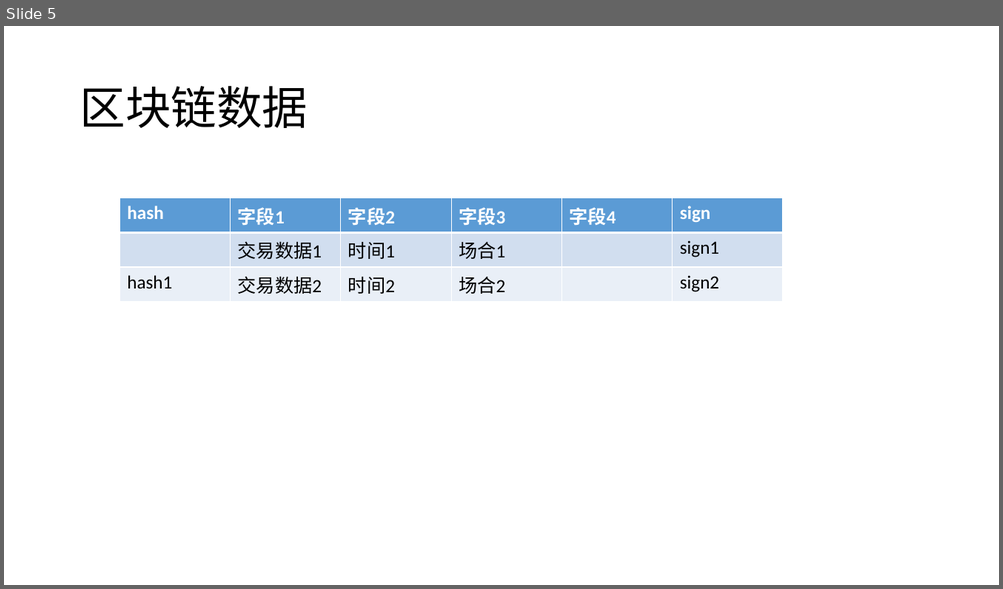
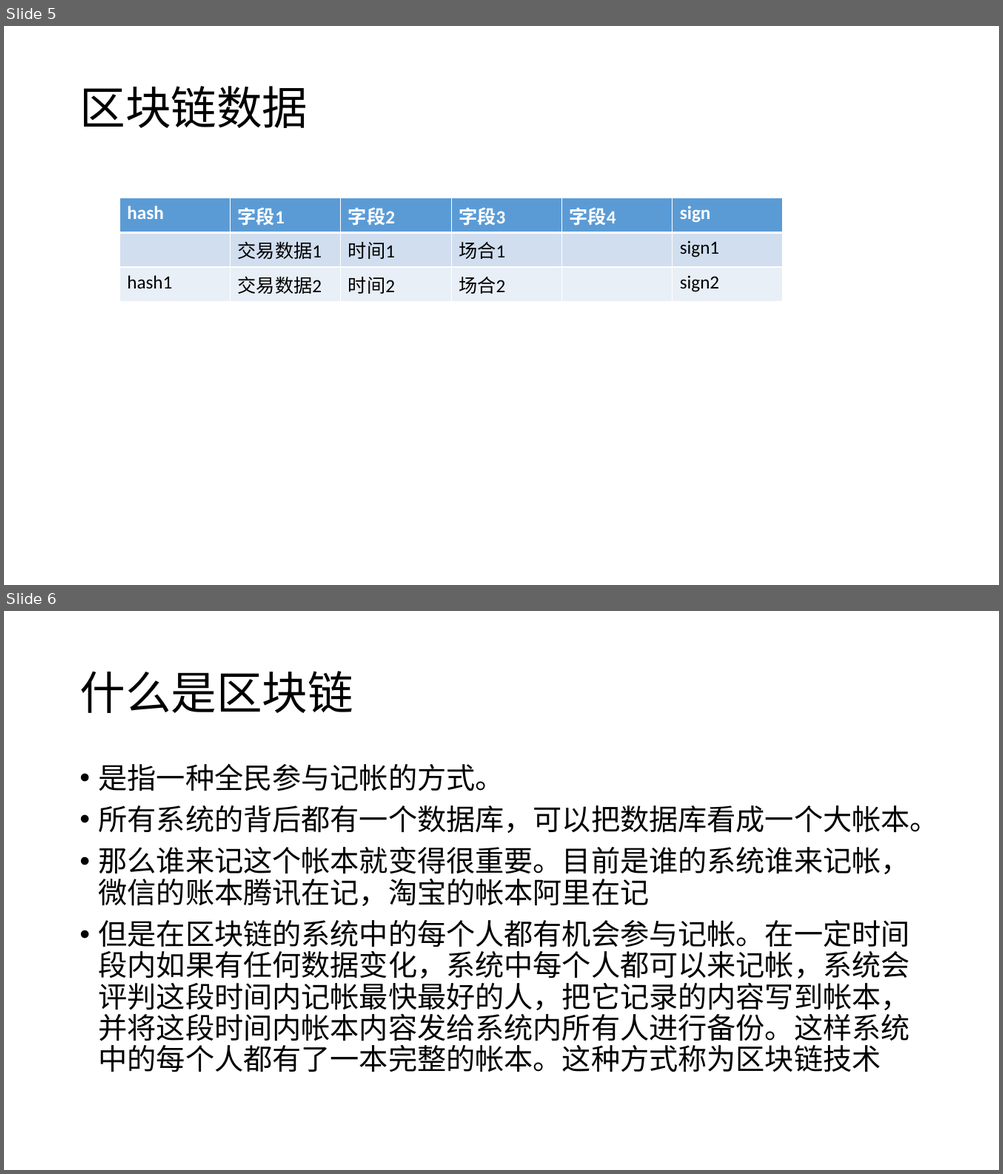
Before and after one commit to leixiangjian/design, a slide deck: 区块链.pptx. Shown one above the other, each under a label of ours: slide 5 before the commit, slides 5 and 6 after it. The pictures are 1003x589 and 1003x1174 pixels, drawn with LibreOffice and Linux fonts; fonts in the diff are those of the drawing. Boxes give left, top, right and bottom in pixels: in the first picture for what was removed or moved away, otherwise in the second. Text is boxed around its words. In the diff, an @@ line names an element or a change of style, - is before the commit and + after.

```diff
--- a/区块链.pptx
+++ b/区块链.pptx
@@ slide 6 added at <box>4,611,999,1170</box>, background #FFFFFF @@
@@ title added at <box>79,671,353,713</box>, 44 pt, text #000000 @@
+什么是区块链
@@ text added at <box>99,763,939,1073</box>, 28 pt, text #000000 @@
+• 是指一种全民参与记帐的方式。
+• 所有系统的背后都有一个数据库，可以把数据库看成一个大帐本。
+• 那么谁来记这个帐本就变得很重要。目前是谁的系统谁来记帐，微信的账本腾讯在记，淘宝的帐本阿里在记
+• 但是在区块链的系统中的每个人都有机会参与记帐。在一定时间段内如果有任何数据变化，系统中每个人都可以来记帐，系统会评判这段时间内记帐最快最好的人，把它记录的内容写到帐本，并将这段时间内帐本内容发给系统内所有人进行备份。这样系统中的每个人都有了一本完整的帐本。这种方式称为区块链技术
```
Also in this commit, not shown: 2 other slides added, 1 other file.
